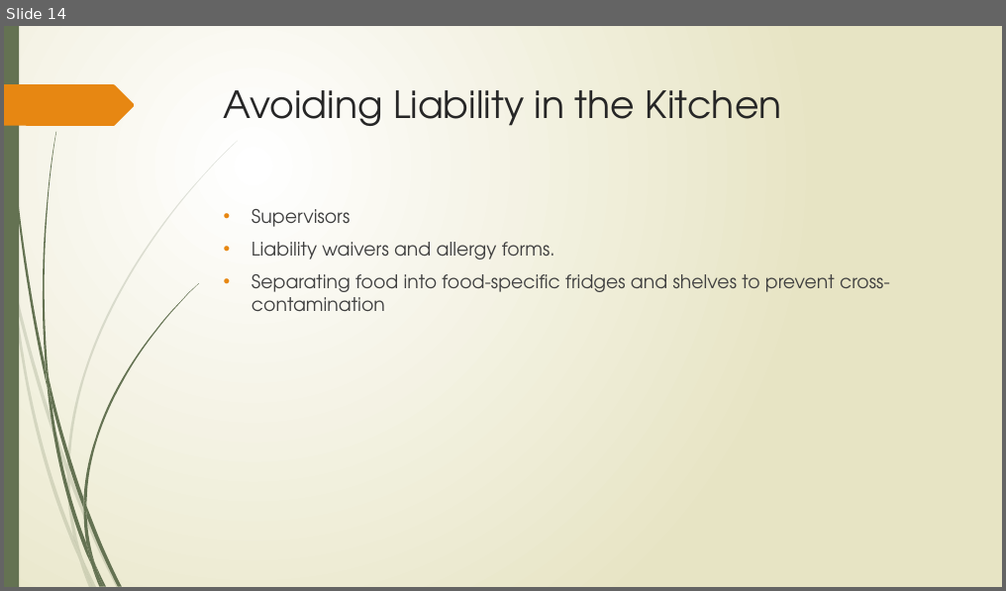
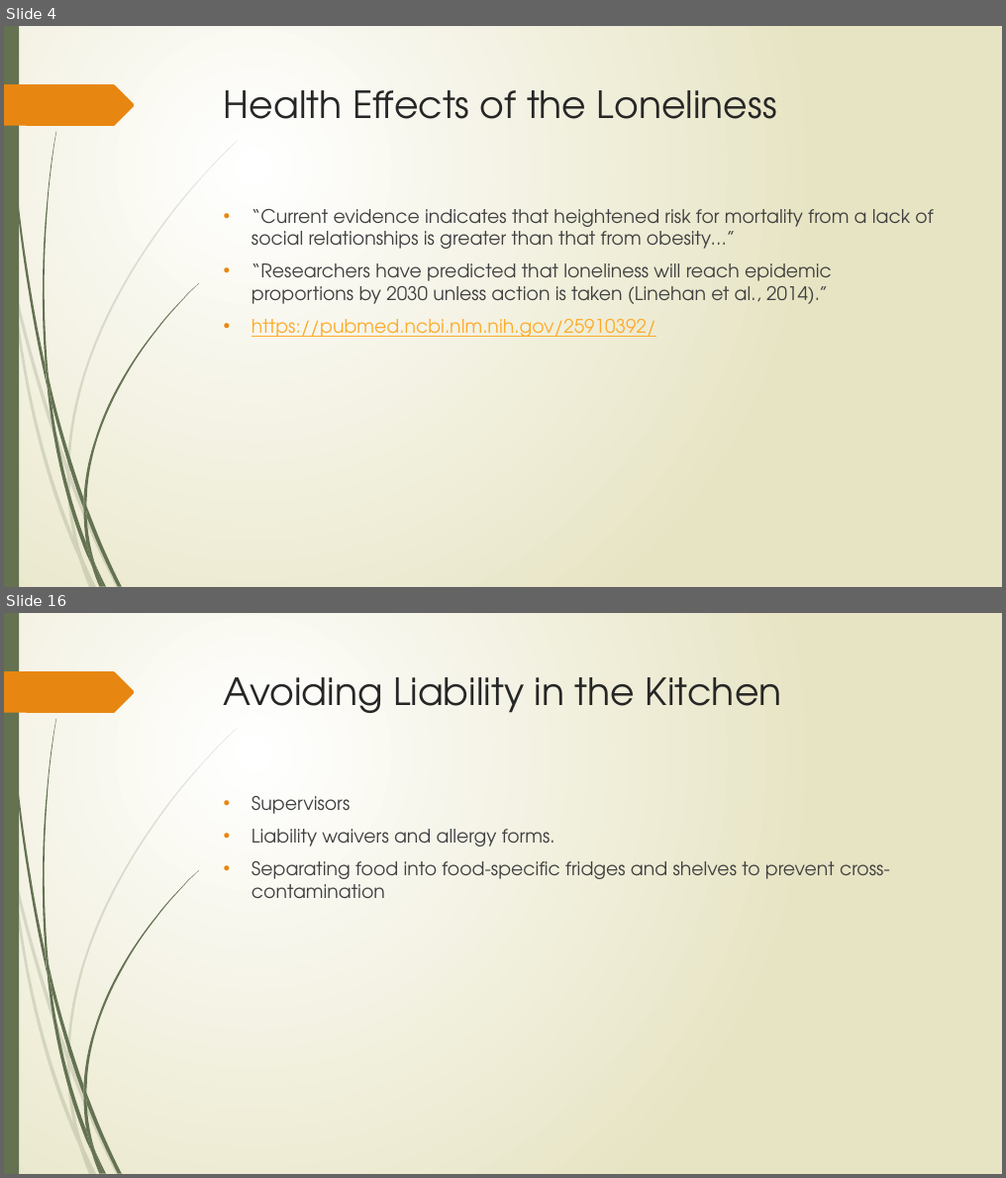
Before and after one commit to tieje/dogen, a slide deck: Presentation/SocialHub_FrancisT_06_23_2020.pptx. Shown one above the other, each under a label of ours: slide 14 before the commit, slides 4 and 16 after it; the slides between them are not shown. The pictures are 1006x591 and 1006x1178 pixels, drawn with LibreOffice and Linux fonts; fonts in the diff are those of the drawing. Boxes give left, top, right and bottom in pixels: in the first picture for what was removed or moved away, otherwise in the second. Text is boxed around its words. In the diff, an @@ line names an element or a change of style, - is before the commit and + after.

```diff
--- a/Presentation/SocialHub_FrancisT_06_23_2020.pptx
+++ b/Presentation/SocialHub_FrancisT_06_23_2020.pptx
@@ slide 4 added at (4, 26, 1002, 587), background gradient #FFFFFF to #E8E6C4; not listed: 24 template elements that a slide beside it also shows @@
@@ title added at (224, 90, 777, 119), 36 pt, text #262626 @@
+Health Effects of the Loneliness
@@ text added at (252, 209, 933, 337), 18 pt, text #404040 @@
+• “Current evidence indicates that heightened risk for mortality from a lack of social relationships is greater than that from obesity…”
+• “Researchers have predicted that loneliness will reach epidemic proportions by 2030 unless action is taken (Linehan et al., 2014).”
+• https://pubmed.ncbi.nlm.nih.gov/25910392/
@@ what was slide 14 is now slide 16 @@
```
Also in this commit, not shown: 14 slides changed, 3 other slides added, 2 slides removed, 5 other files.
